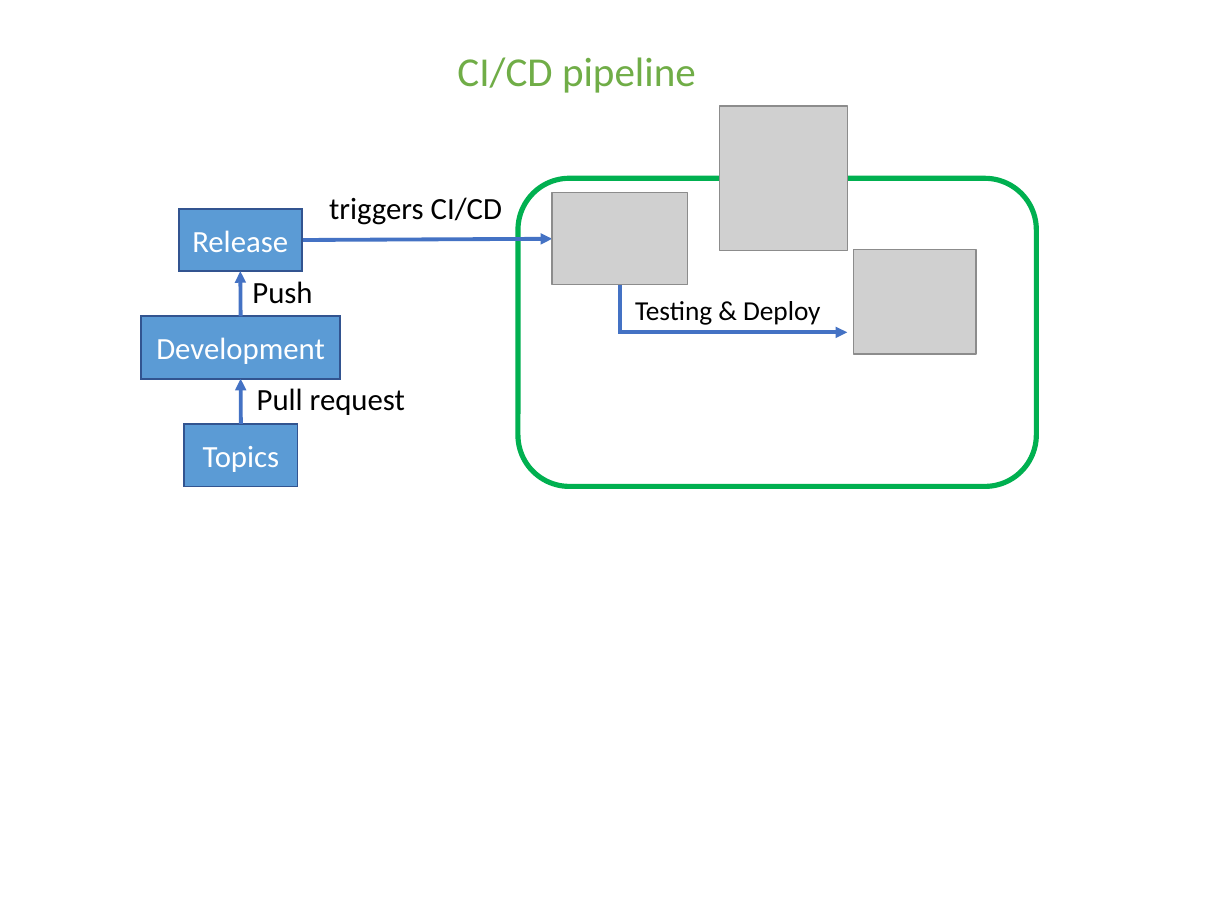
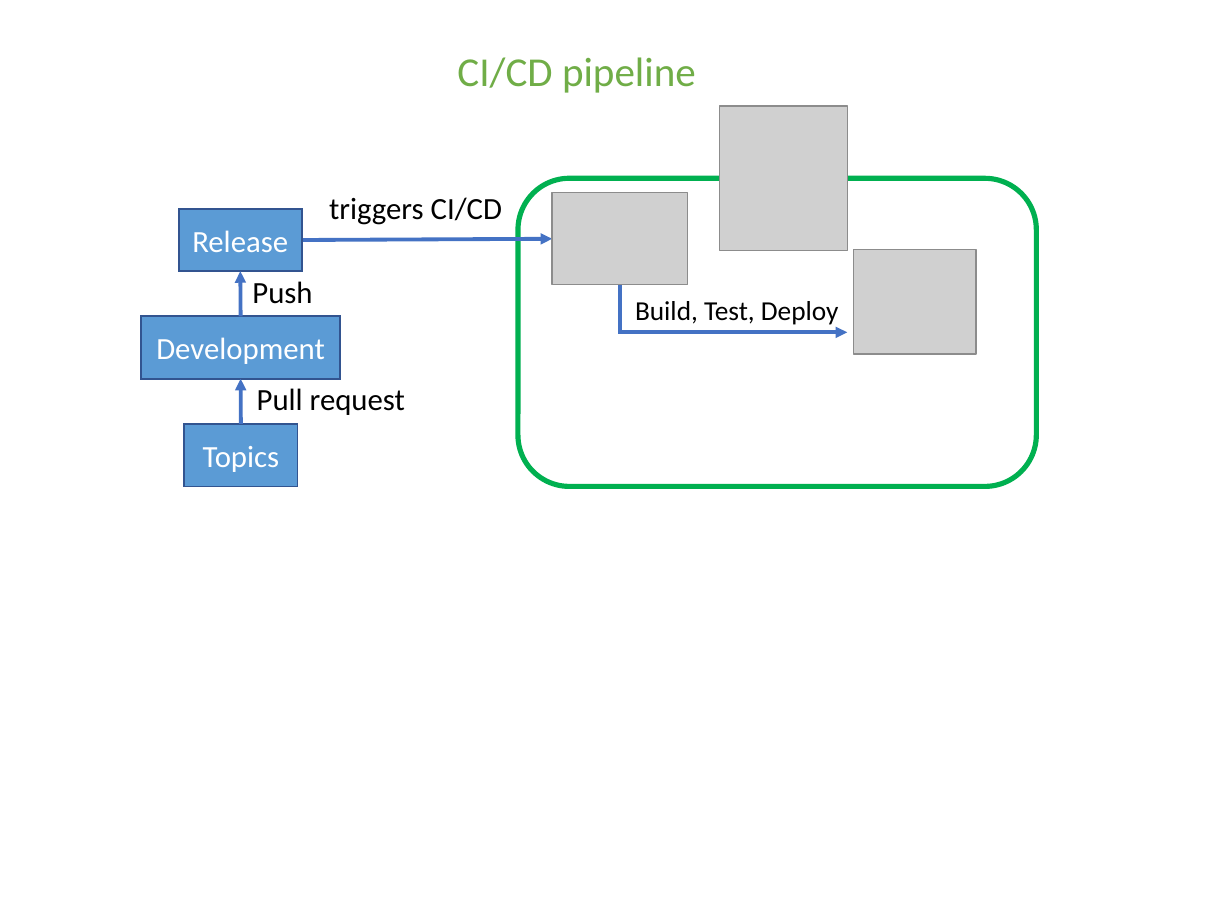
Before and after one commit to vacu9708/Shopping-mall, a slide deck: slide 1 of Architecture.pptx. Drawn at 1232x924 pixels with LibreOffice and Linux fonts; fonts in the diff are those of the drawing; grey boxes stand for pictures. Boxes give left, top, right and bottom in pixels: in the first picture for what was removed or moved away, otherwise in the second. Text is boxed around its words. In the diff, an @@ line names an element or a change of style, - is before the commit and + after.

```diff
--- a/Architecture.pptx
+++ b/Architecture.pptx
@@ text at (635,301,839,325): text changed @@
-Testing & Deploy
+Build, Test, Deploy
```
Also in this commit, not shown: 2 other files.
